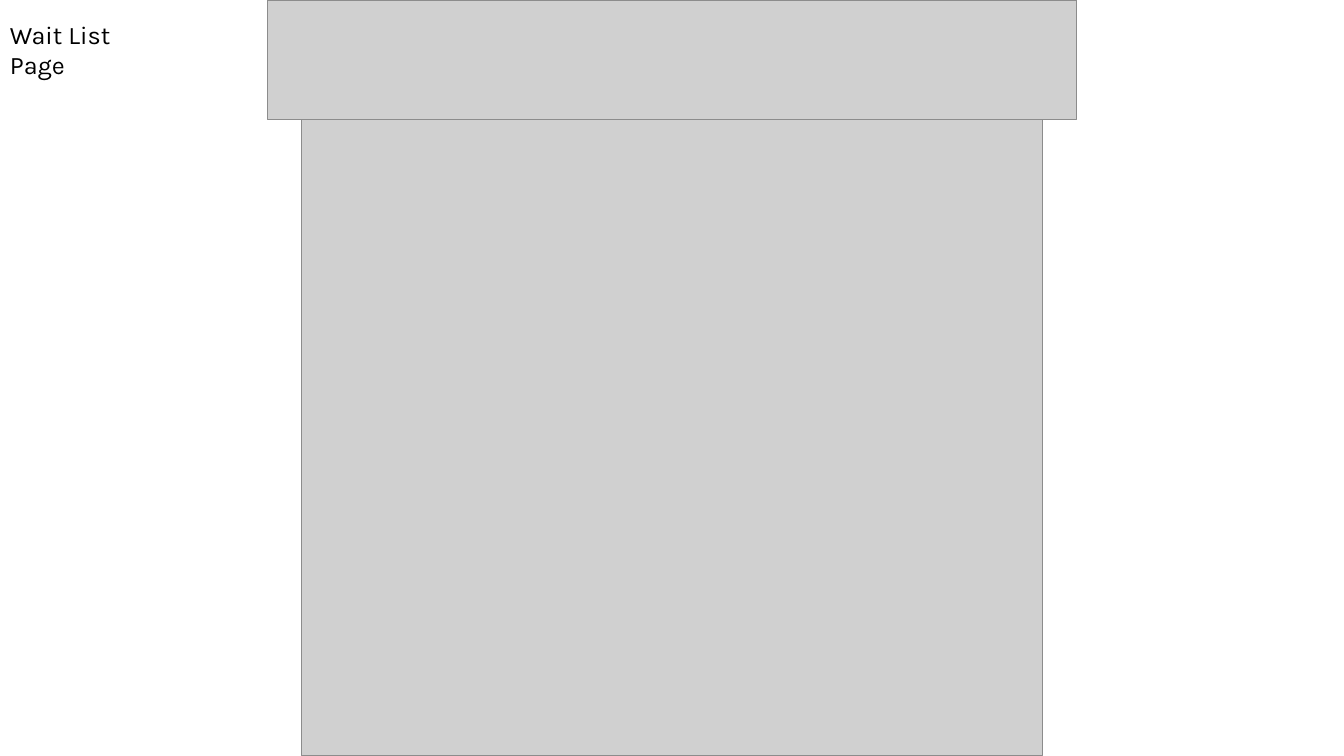
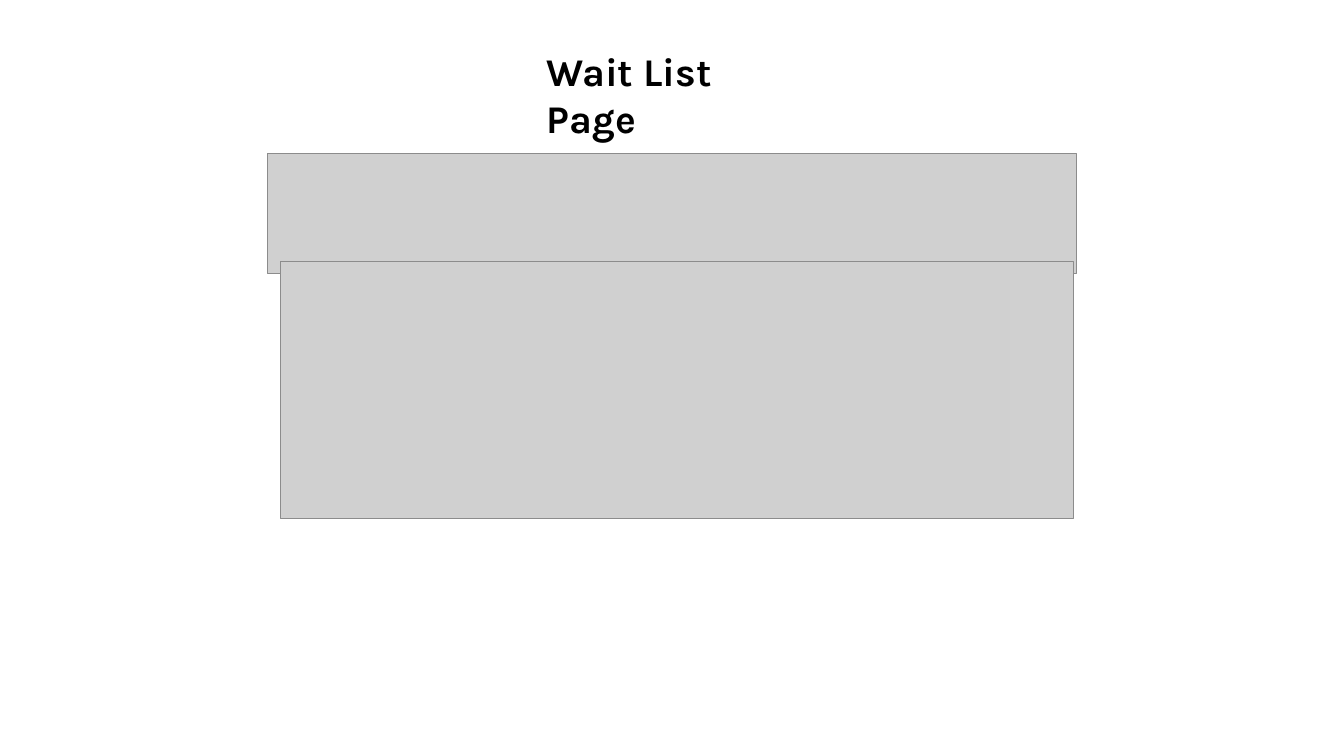
Before and after one commit to CalebStark/Moffat-Bay, a slide deck: slide 11 of Documentation/Prototype Assignment - Group 2.pptx (slide 12 before the commit). Drawn at 1344x756 pixels with LibreOffice and Linux fonts; fonts in the diff are those of the drawing; grey boxes stand for pictures. Boxes give left, top, right and bottom in pixels: in the first picture for what was removed or moved away, otherwise in the second. Text is boxed around its words. In the diff, an @@ line names an element or a change of style, - is before the commit and + after.

```diff
--- a/Documentation/Prototype Assignment - Group 2.pptx
+++ b/Documentation/Prototype Assignment - Group 2.pptx
@@ picture removed at (301, 0, 1043, 756) @@
@@ text "Wait List Page": place and size @@
-text "Wait List Page" at (10, 26, 110, 81)
+text "Wait List Page" at (547, 58, 711, 143)
@@ text "Wait List Page" at (547, 58, 711, 143): size 18 to 28 pt, bold on @@
@@ picture: place and size @@
-picture at (267, 0, 1076, 120)
+picture at (267, 154, 1076, 274)
@@ picture added at (281, 261, 1075, 518) @@
```
Also in this commit, not shown: 7 other slides changed, 3 slides added, 4 slides removed, 1 other file.
